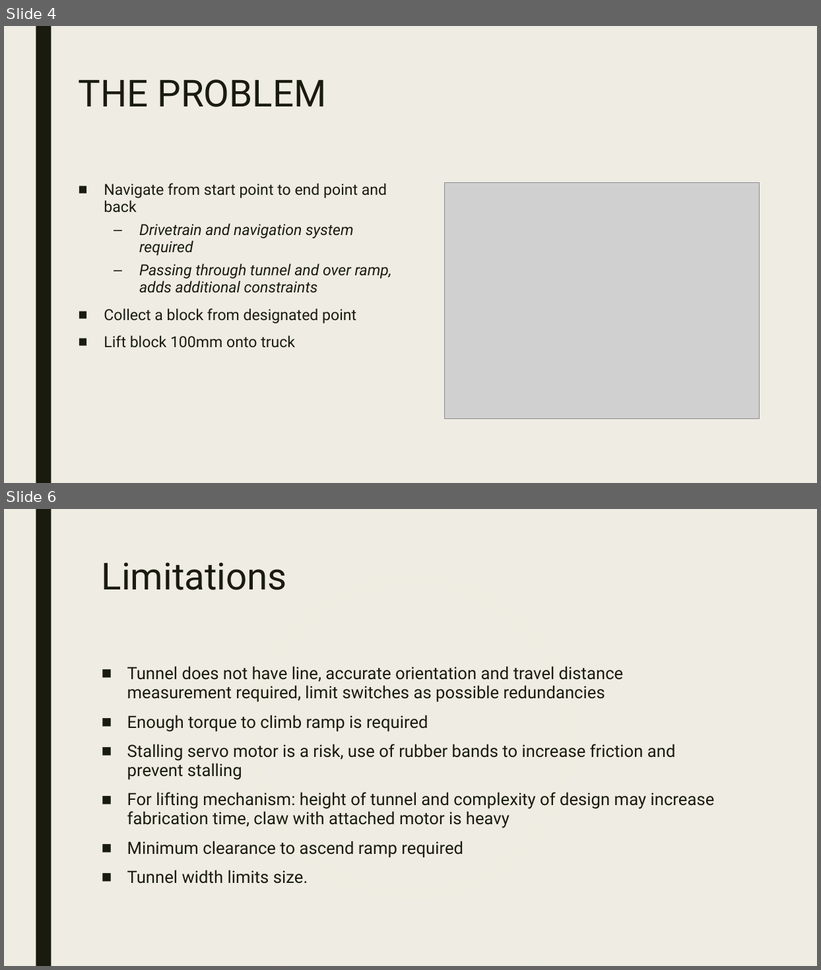
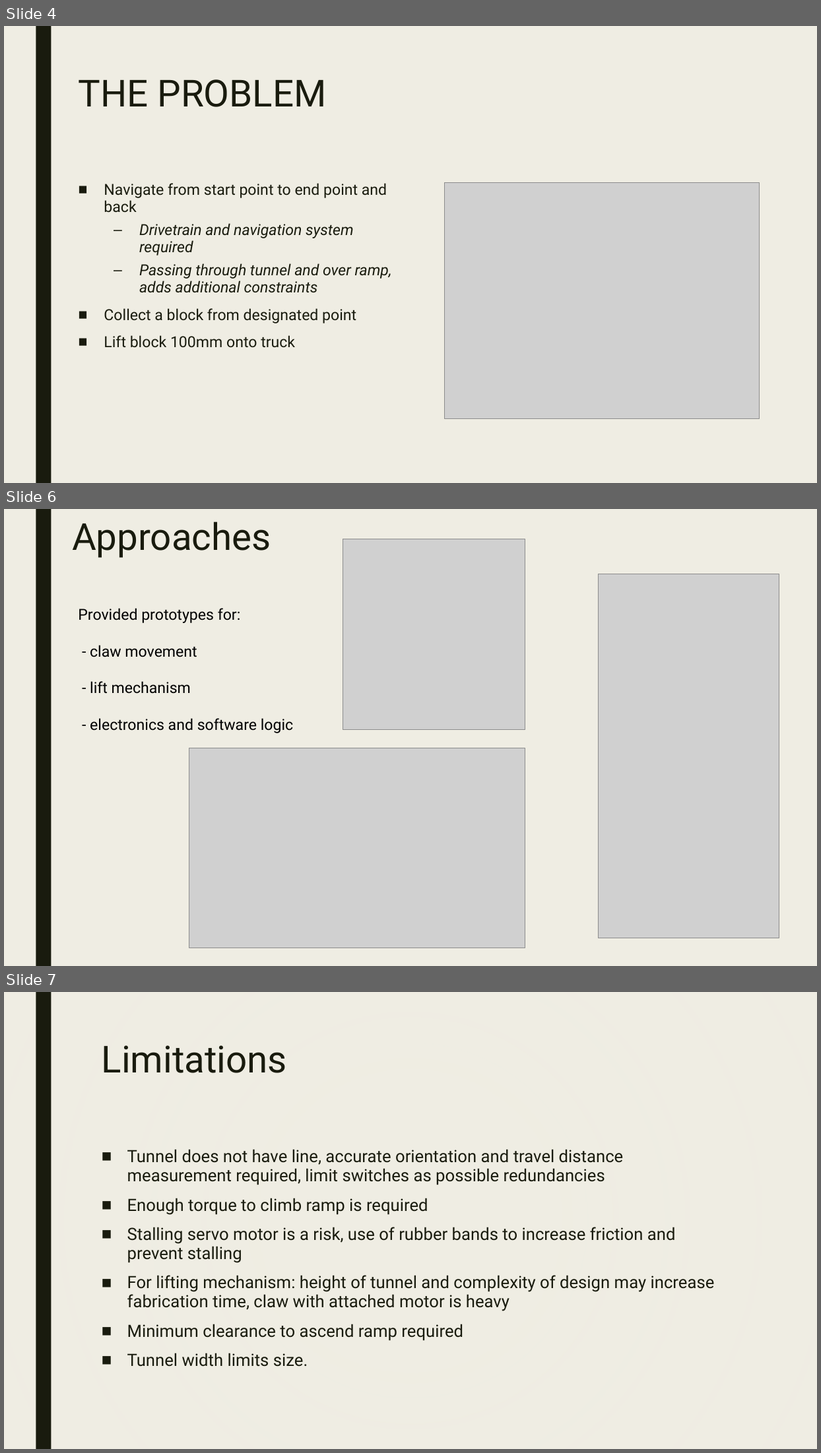
Before and after one commit to eduardburlacu/IDP, a slide deck: Non-Technical/Project Management/Introductory Presentation IDP.pptx. Shown one above the other, each under a label of ours: slides 4 and 6 before the commit, slides 4, 6 and 7 after it; the slides between them are not shown. The pictures are 821x970 and 821x1453 pixels, drawn with LibreOffice and Linux fonts; fonts in the diff are those of the drawing; grey boxes stand for pictures; background and template pictures are left out. Boxes give left, top, right and bottom in pixels: in the first picture for what was removed or moved away, otherwise in the second. Text is boxed around its words. In the diff, an @@ line names an element or a change of style, - is before the commit and + after.

```diff
--- a/Non-Technical/Project Management/Introductory Presentation IDP.pptx
+++ b/Non-Technical/Project Management/Introductory Presentation IDP.pptx
@@ slide 6 added at [4,509,817,966], background #EFEDE3 @@
@@ rectangle added at [36,509,51,966], fill #191B0E @@
@@ title added at [72,522,271,558], 44 pt, text #191B0E @@
+Approaches
@@ picture added at [343,539,525,729] @@
@@ picture added at [598,574,780,939] @@
@@ text added at [78,608,293,733], 18 pt, text #000000 @@
+Provided prototypes for:
+- claw movement
+- lift mechanism
+- electronics and software logic
@@ picture added at [189,749,525,949] @@
@@ what was slide 6 is now slide 7 @@
```
Also in this commit, not shown: 1 slide changed, 1 other slide added, 1 slide removed.
